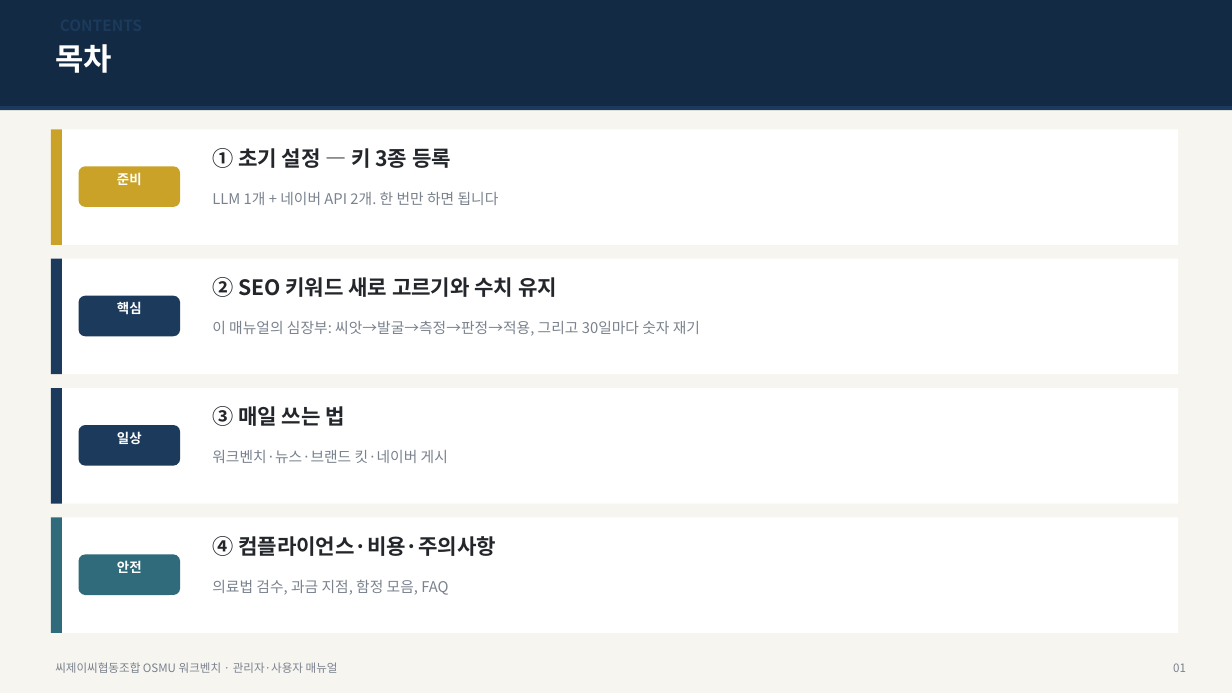
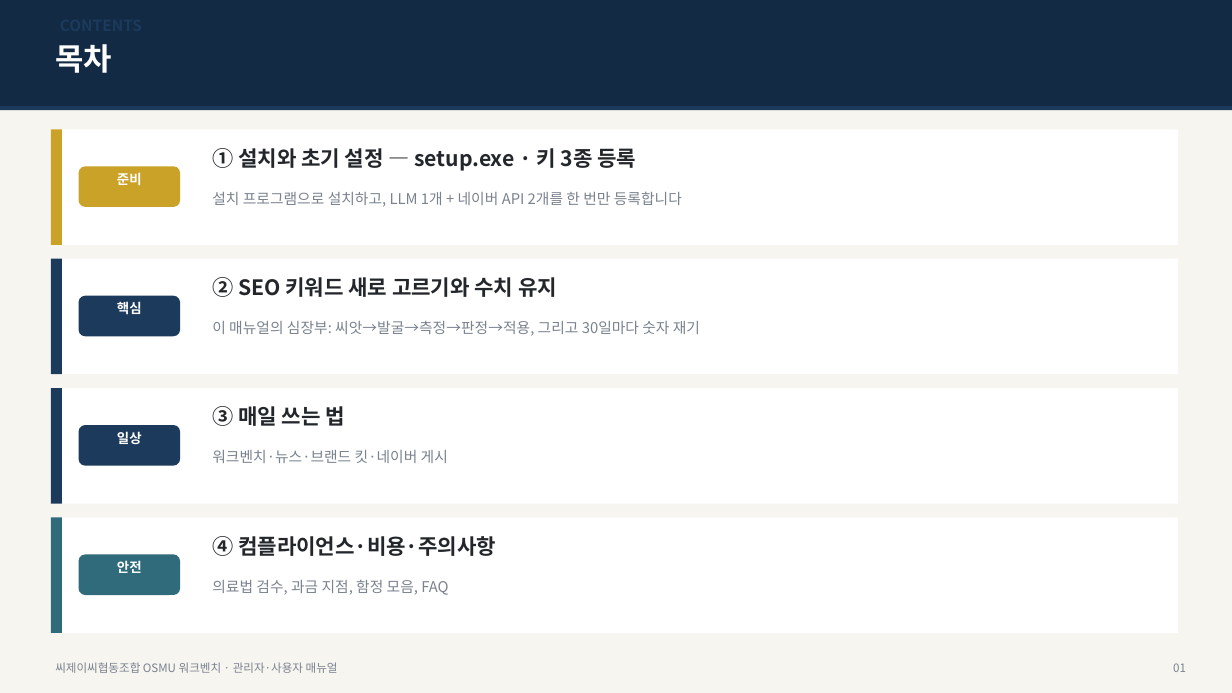
Before and after one commit to JaewooLee-AI/OSMU_cjc, a slide deck: slide 2 of docs/CJC_OSMU_사용자_매뉴얼.pptx. Drawn at 1232x693 pixels with LibreOffice and Linux fonts; fonts in the diff are those of the drawing. Boxes give left, top, right and bottom in pixels: in the first picture for what was removed or moved away, otherwise in the second. Text is boxed around its words. In the diff, an @@ line names an element or a change of style, - is before the commit and + after.

```diff
--- a/docs/CJC_OSMU_사용자_매뉴얼.pptx
+++ b/docs/CJC_OSMU_사용자_매뉴얼.pptx
@@ text at <box>212,148,636,171</box>: text changed @@
-① 초기 설정 — 키 3종 등록
+① 설치와 초기 설정 — setup.exe · 키 3종 등록
@@ text at <box>212,191,682,207</box>: text changed @@
-LLM 1개 + 네이버 API 2개. 한 번만 하면 됩니다
+설치 프로그램으로 설치하고, LLM 1개 + 네이버 API 2개를 한 번만 등록합니다
```
Also in this commit, not shown: 19 other slides changed, 1 slide added, 9 other files.
